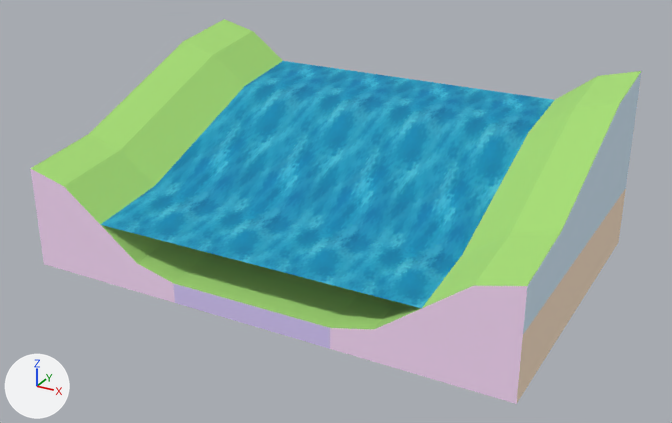
The glTF model assemblies/River_Incline_Wide_Gentle.glb as it was, and as the next commit left it.
Camera for both pictures: a camera (50 mm lens) standing at (653.0, -870.0, 516.0) and looking at (158.0, 31.0, 66.0). Every picture has the same lights, and +X, +Y and +Z are marked at lower left. The picture after the commit comes second. Where no turn or scale is listed for an object, it has been applied to the vertices. Vertices at exactly the same position are counted once.

The first picture shows 'Grass_Hill_Gentle_Overlapping_Sharp_2x4.001', 'Grass_Hill_Gentle_Overlapping_Sharp_2x4.003', 'Grass_Hill_Gentle_Straight_1x4.001', 'Terrain_Water_River_Incline_Gentle_1x4.001', 'Terrain_Water_River_Incline_Gentle_1x4.003', 'Terrain_Water_River_Incline_Gentle_1x4.005', 'Terrain_Water_River_Incline_Gentle_1x4.007'.
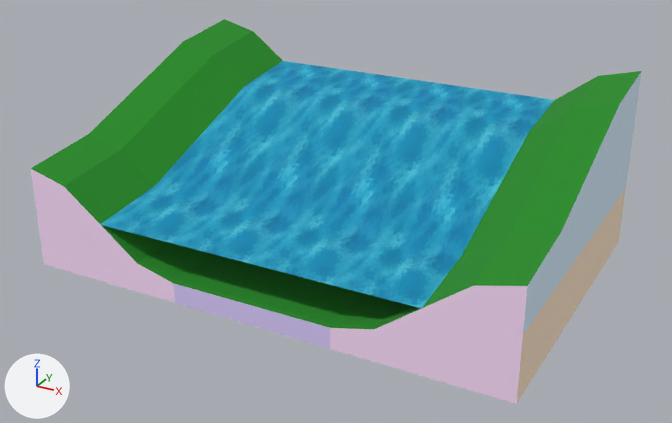
Location of each change, [x1, y1, x2, y2] in pixels of the pictures (672 x 423 px):
'Grass_Hill_Gentle_Overlapping_Sharp_2x4.003', surface changed (darker): [330, 71, 642, 332] in both
'Grass_Hill_Gentle_Overlapping_Sharp_2x4.001', surface changed (darker): [30, 19, 283, 287] in both
'Grass_Hill_Gentle_Straight_1x4.001', surface changed (darker): [173, 253, 360, 331] in both
part 1 of me_object573, surface changed (darker): [174, 253, 360, 328] in both
part 2 of me_object433, surface changed (darker): [30, 19, 641, 329] in both

The change, as a list of edits to the scene's bpy script:
```text
Add img_colormap:
    img_colormap = load_image('colormap', '../textures/colormap.png', 512, 512, 'sRGB')
Change mat_grass:
    remove mat_grass.base_color = (0.388, 0.729, 0.18)  # green #a7de76
    add mat_grass.texture = img_colormap
Change me_object573:
    where me_object573.from_pydata(...)  # 12 vertices, 20 faces; spans x -100.0..100.0, y -150.0..250.0, z 0.0..125.0
    used by ob_grass_hill_gentle_straight_1x4_001; location = (150.0, 0.0, 0.0)
    me_object573 part 1: texture (UV) coordinates of 6 of 20 faces, centred in x -33.0..33.0, y -117.0..217.0, z 29.0..121.0, changed; they spanned u 0.0..1.0, v 0.0..1.0 and now span u 0.28..0.28, v 0.75..0.75
Change me_object433:
    where me_object433.from_pydata(...)  # 23 vertices, 42 faces; spans x -1.5..2.5, y -2.25..0.0, z -0.5..1.5
    used by ob_grass_hill_gentle_overlapping_sharp_2x4_001; parent = ob_rootnode_003; location = (0.0, 0.0, 0.0); rotation_euler = (-1.571, 0.0, 0.0), in degrees (-90, 0, 0); scale = (100.0, 100.0, 100.0)
    me_object433 part 2: texture (UV) coordinates of 18 of 42 faces, centred in x -1.17..2.17, y -2.17..-0.33, z -0.33..1.33, changed; they spanned u 0.0..1.0, v 0.0..1.0 and now span u 0.28..0.28, v 0.75..0.75
```
